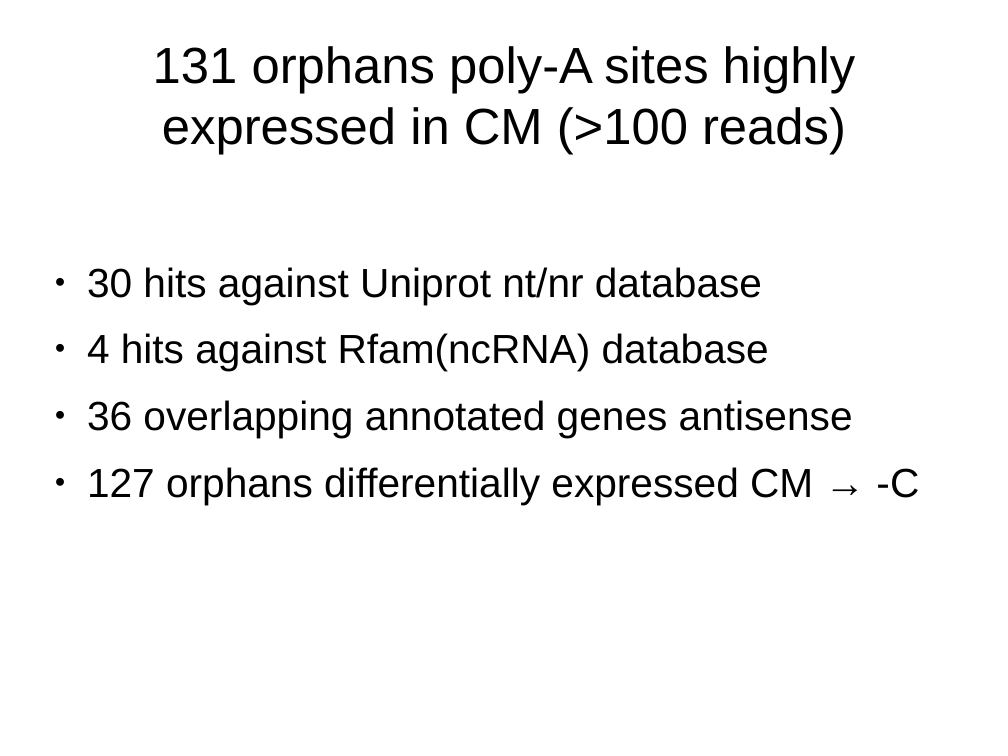
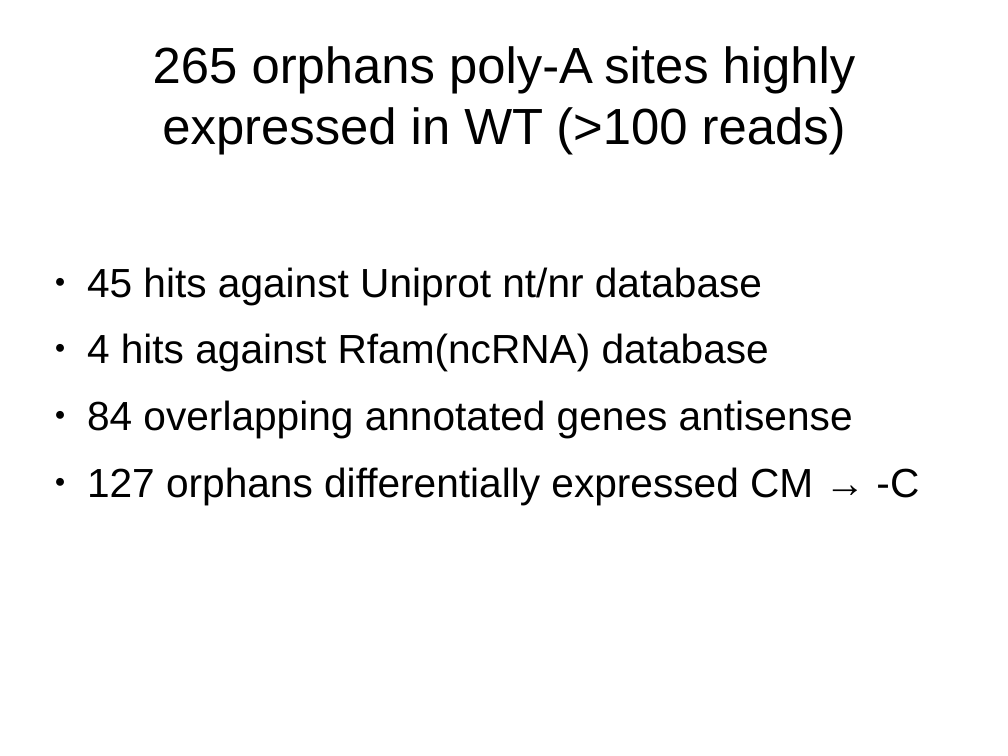
Before and after one commit to wilkinsonlab/m-oryzae-polya, a slide deck: slide 10 of oryzae_data.odp (slide 14 before the commit). Drawn at 1008x756 pixels with LibreOffice and Linux fonts; fonts in the diff are those of the drawing. Boxes give left, top, right and bottom in pixels: in the first picture for what was removed or moved away, otherwise in the second. Text is boxed around its words. In the diff, an @@ line names an element or a change of style, - is before the commit and + after.

```diff
--- a/oryzae_data.odp
+++ b/oryzae_data.odp
@@ title at [153, 46, 856, 154]: text changed @@
-131 orphans poly-A sites highly expressed in CM (>100 reads)
+265 orphans poly-A sites highly expressed in WT (>100 reads)
@@ text at [87, 267, 762, 304]: text changed @@
-● 30 hits against Uniprot nt/nr database
+● 45 hits against Uniprot nt/nr database
@@ text at [87, 400, 853, 438]: text changed @@
-● 36 overlapping annotated genes antisense
+● 84 overlapping annotated genes antisense
```
Also in this commit, not shown: 20 other slides changed, 3 slides added, 1 slide removed, 3 other files.
